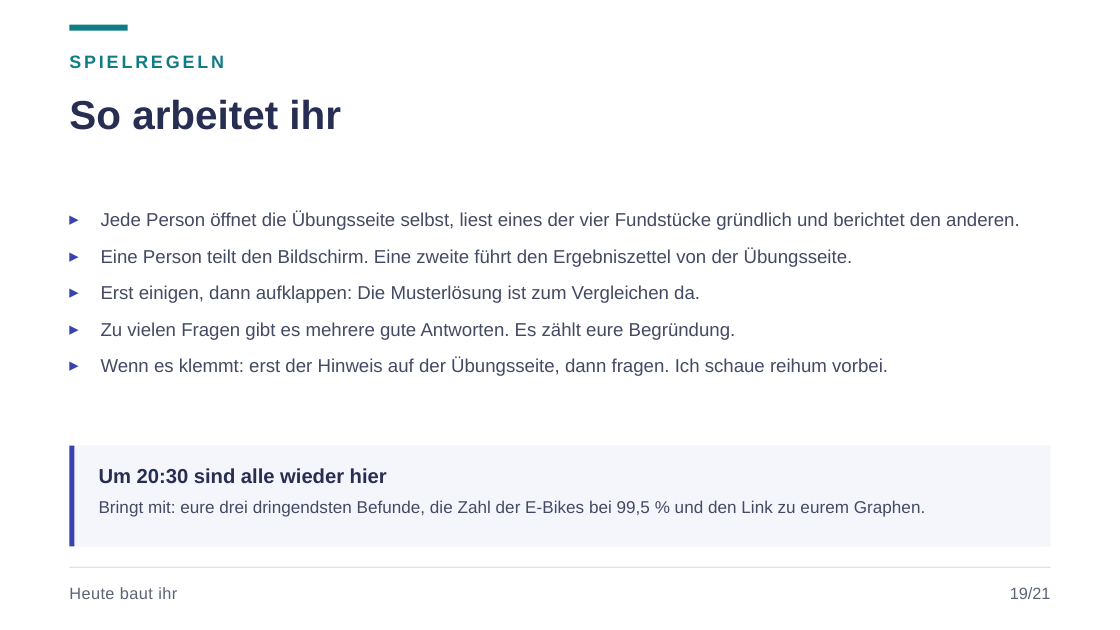
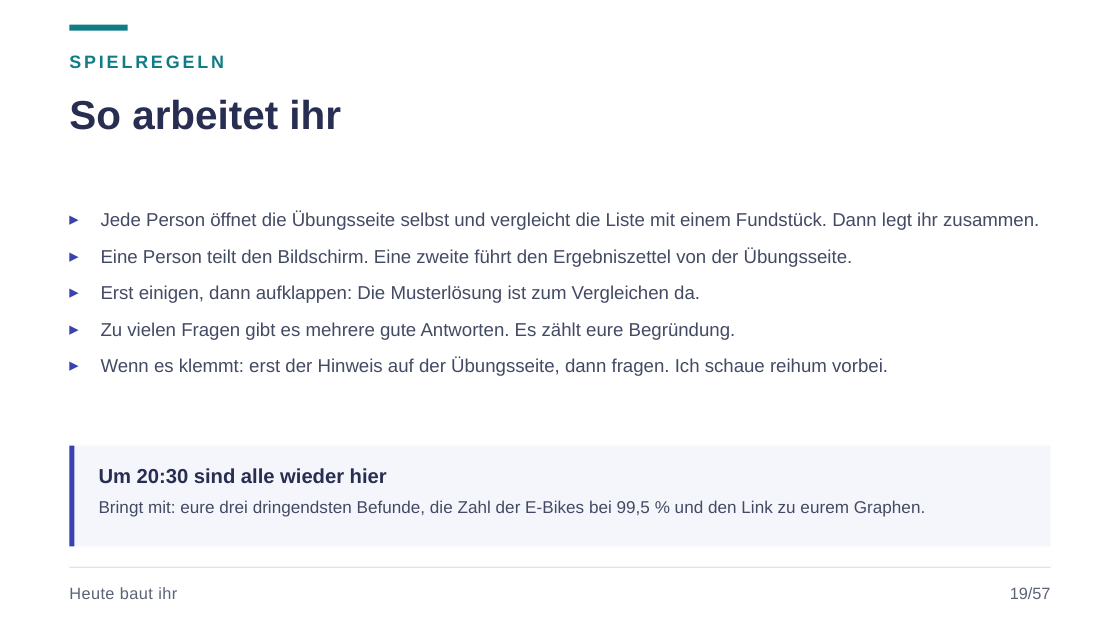
Before and after one commit to JacobMenge/kurs-unterlagen, a slide deck: slide 22 of folien/13-vom-ist-zum-soll.pptx. Drawn at 1120x630 pixels with LibreOffice and Linux fonts; fonts in the diff are those of the drawing. Boxes give left, top, right and bottom in pixels: in the first picture for what was removed or moved away, otherwise in the second. Text is boxed around its words. In the diff, an @@ line names an element or a change of style, - is before the commit and + after.

```diff
--- a/folien/13-vom-ist-zum-soll.pptx
+++ b/folien/13-vom-ist-zum-soll.pptx
@@ text at [101, 212, 1039, 230]: text changed @@
-▸ Jede Person öffnet die Übungsseite selbst, liest eines der vier Fundstücke gründlich und berichtet den anderen.
+▸ Jede Person öffnet die Übungsseite selbst und vergleicht die Liste mit einem Fundstück. Dann legt ihr zusammen.
@@ text at [1010, 587, 1051, 599]: text changed @@
-19/21
+19/57
```
Also in this commit, not shown: 21 other slides changed, 37 slides added, 22 other files.
